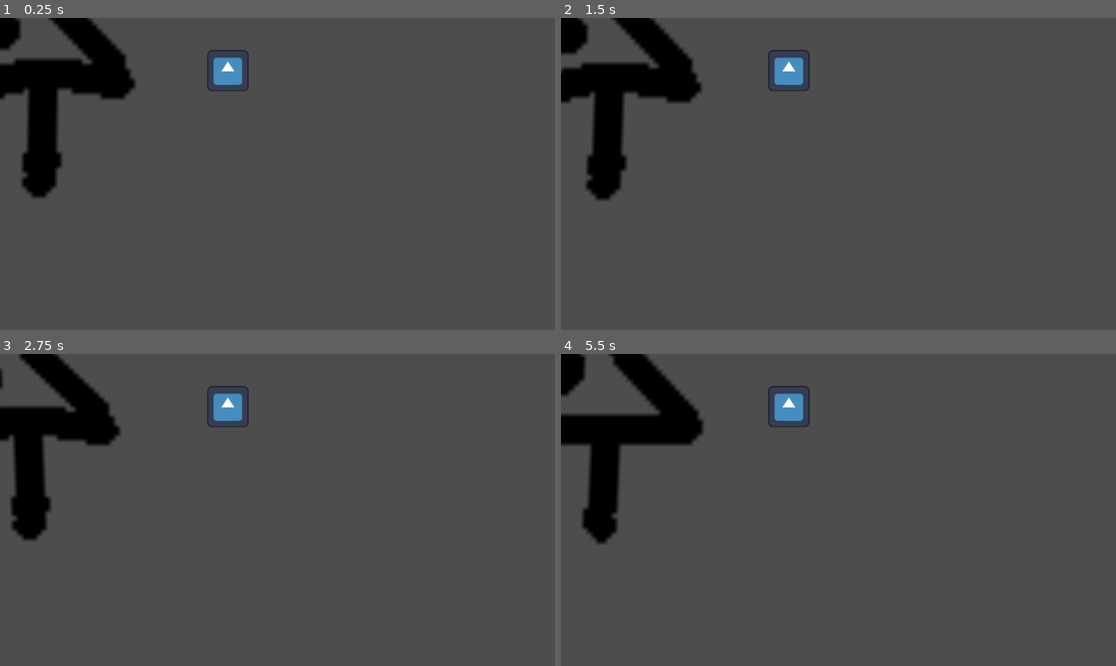
Above: before the commit, frames 1-4 (two rows, left to right).
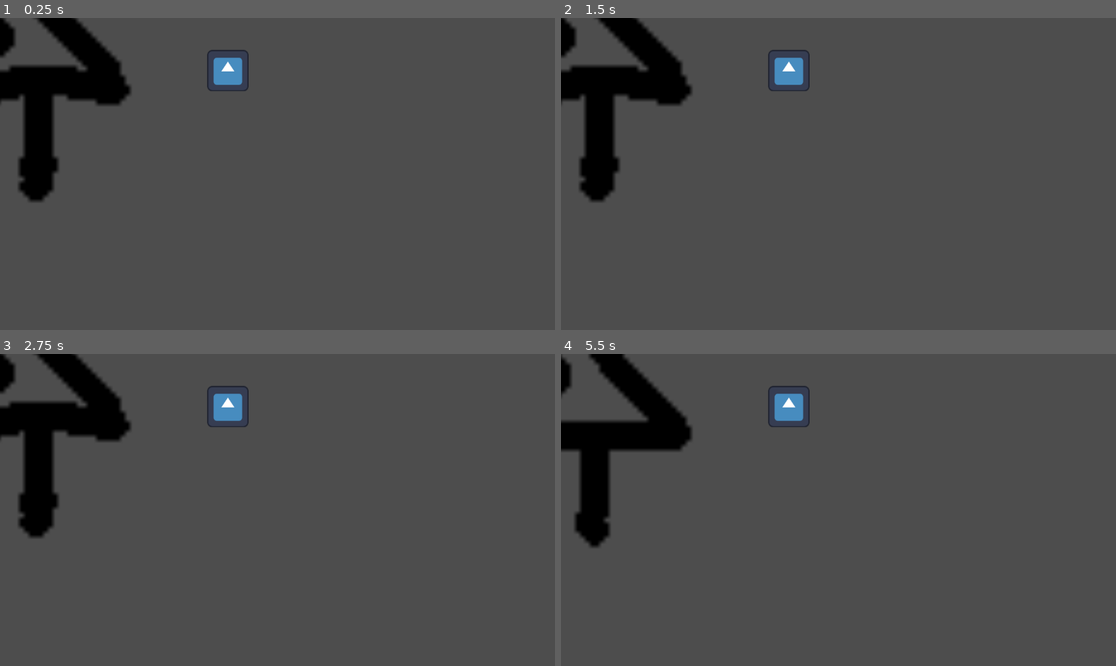
Above: after the commit, the same moments.

Repository: CamaraoLendario/Chaotic-Plants
Game: Godot game, scene res://Plants/Plinko/Plinko.tscn
The game is run twice, just before and just after one commit, with the same random seed, the same clock (stepped at 60 frames per second) and the same inputs. This scene is started directly instead of the project's main scene. The engine's default icon, where the game draws it, is replaced by a stand-in: a white triangle on a blue panel in a dark square.
Inputs (mouse positions are in pixels of both pictures, inside the frame that each line leads up to):
- Up to frame 1 (0.25 s): no input
- Up to frame 2 (1.5 s): move the mouse to (960, 158) at 0.52 s; hold D (Right) 0.53-1.28 s; hold E (Interact) 0.53-1.28 s; move the mouse to (727, 189) at 1.27 s; hold S (Down) from 1.28 s (still down); tap F (Throw) at 1.35 s
- Up to frame 3 (2.75 s): move the mouse to (333, 441) at 2.02 s; release S (Down) at 2.03 s; hold D (Right) from 2.03 s (still down); hold E (Interact) from 2.03 s (still down)
- Up to frame 4 (5.5 s): move the mouse to (810, 572) at 2.77 s; release D (Right) at 2.78 s; release E (Interact) at 2.78 s; hold W (Up) 2.78-3.53 s; tap F (Throw) at 2.85, 4.35 s; move the mouse to (1005, 556) at 3.52 s; hold E (Interact) 3.53-4.28 s; hold A (Left) 3.53-5.03 s; move the mouse to (672, 463) at 4.27 s; move the mouse to (866, 510) at 5.02 s; hold S (Down) from 5.03 s (still down); hold E (Interact) from 5.03 s (still down)

The runs differ from the first frame. In frame 1, 2.6% of the frame differs, in the area x 0-25%, y 0-60%; in frame 2, 3.1%; in frame 3, 3.5%; in frame 4, 4.1%, in the area x 0-26%, y 0-63%.

Commit message:
added isPlanted and isGrowing boulians to base plant

Diff:
--- a/Plants/base_plant.gd
+++ b/Plants/base_plant.gd
@@ -12,6 +12,16 @@
 @export var interactable : Interactable
 @export var sprite: AnimatedSprite2D
 
+var isGrowing: bool = true
+
+var IsPlanted: bool:
+	get():
+		return isPlanted
+	set(value):
+		isPlanted = value
+		(material as ShaderMaterial).set_shader_parameter("animate", value)
+
+var isPlanted: bool = false
 var isGrown : bool = false
 var GrowProgress : float: ## How far the plant is in the growing progress. from 0 to growGoal
 	get():
@@ -34,7 +44,7 @@
 	print("I was interacted with")
 
 func _physics_process(delta: float) -> void:
-	if (!isByStages and GrowProgress < growGoal):
+	if (!isByStages and GrowProgress < growGoal and isPlanted and isGrowing):
 		GrowProgress += (delta / growTime) * growGoal
 
 func check_grow_progress():
--- a/Plants/base_plant.gdshader
+++ b/Plants/base_plant.gdshader
@@ -1,7 +1,13 @@
 shader_type canvas_item;
 
+uniform float startTime = 0.;
+uniform bool animate = false;
+
 void vertex() {
-	float time = TIME*1.5;
-	VERTEX.x += sin(time) * (1. - UV.y) * 20.;
-	VERTEX.y -= sin(time*4.) * (1. - UV.y) * 10.;
+	if (animate){
+		float time = TIME * 1.5;
+		time += startTime;
+		VERTEX.x += sin(time) * (1. - UV.y) * 20.;
+		VERTEX.y -= sin(time*4.) * (1. - UV.y) * 10.;
+	}
 }
--- a/Plants/base_plant.tscn
+++ b/Plants/base_plant.tscn
@@ -7,6 +7,8 @@
 
 [sub_resource type="ShaderMaterial" id="ShaderMaterial_gwtbr"]
 shader = ExtResource("1_51v42")
+shader_parameter/startTime = 0.0
+shader_parameter/animate = false
 
 [sub_resource type="SpriteFrames" id="SpriteFrames_87s3t"]
 resource_local_to_scene = true
